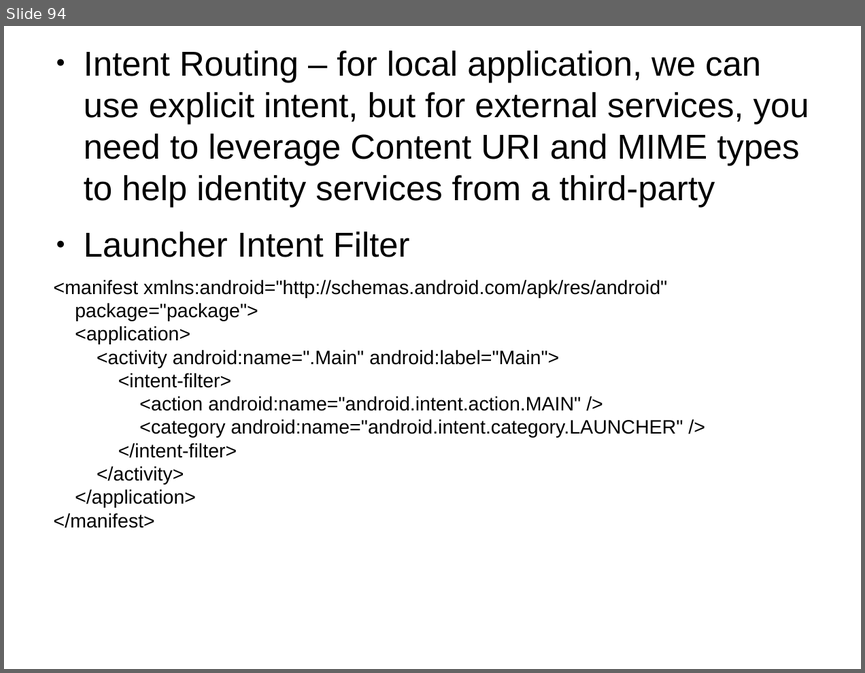
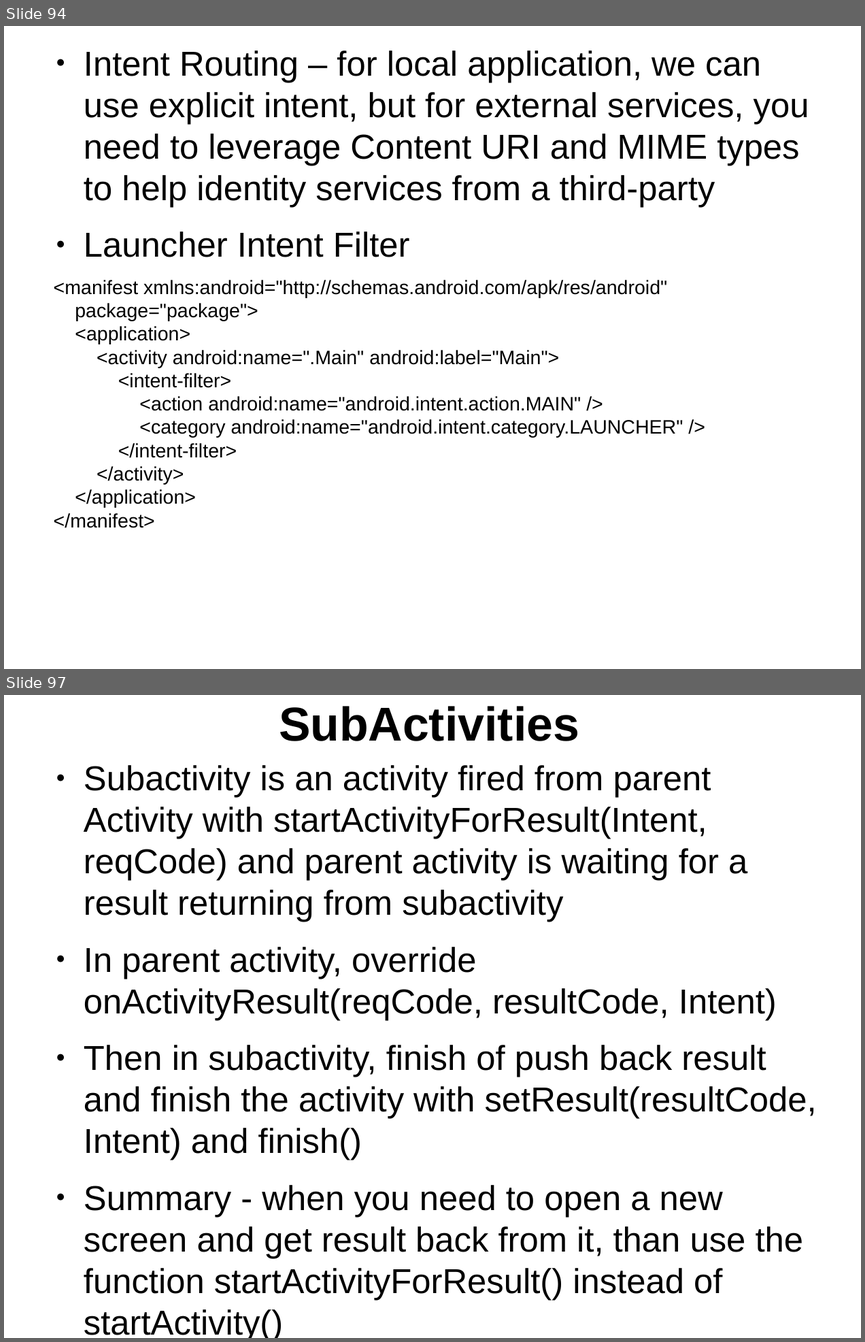
Before and after one commit to thegreatdao/testa, a slide deck: assets/android.odp. Shown one above the other, each under a label of ours: slide 94 before the commit, slides 94 and 97 after it; the slides between them are not shown. The pictures are 865x673 and 865x1342 pixels, drawn with LibreOffice and Linux fonts; fonts in the diff are those of the drawing. Boxes give left, top, right and bottom in pixels: in the first picture for what was removed or moved away, otherwise in the second. Text is boxed around its words. In the diff, an @@ line names an element or a change of style, - is before the commit and + after.

```diff
--- a/assets/android.odp
+++ b/assets/android.odp
@@ slide 97 added at (4, 695, 861, 1338), background #FFFFFF @@
@@ title added at (279, 706, 579, 741), 44 pt, text #000000, bold @@
+SubActivities
@@ text added at (84, 765, 817, 1300), 32 pt, text #000000 @@
+● Subactivity is an activity fired from parent Activity with startActivityForResult(Intent, reqCode) and parent activity is waiting for a result returning from subactivity
+● In parent activity, override onActivityResult(reqCode, resultCode, Intent)
+● Then in subactivity, finish of push back result and finish the activity with setResult(resultCode, Intent) and finish()
+● Summary - when you need to open a new screen and get result back from it, than use the function startActivityForResult() instead of startActivity()
```
Also in this commit, not shown: 1 slide changed, 3 other slides added, 8 other files.
